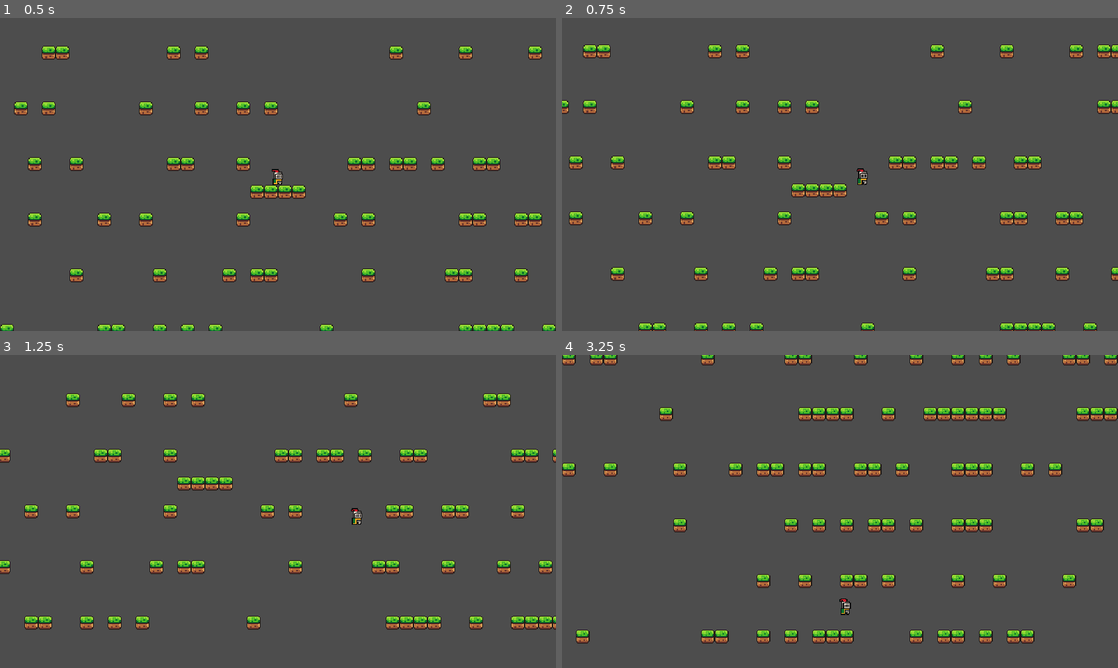
Above: before the commit, frames 1-4 (two rows, left to right).
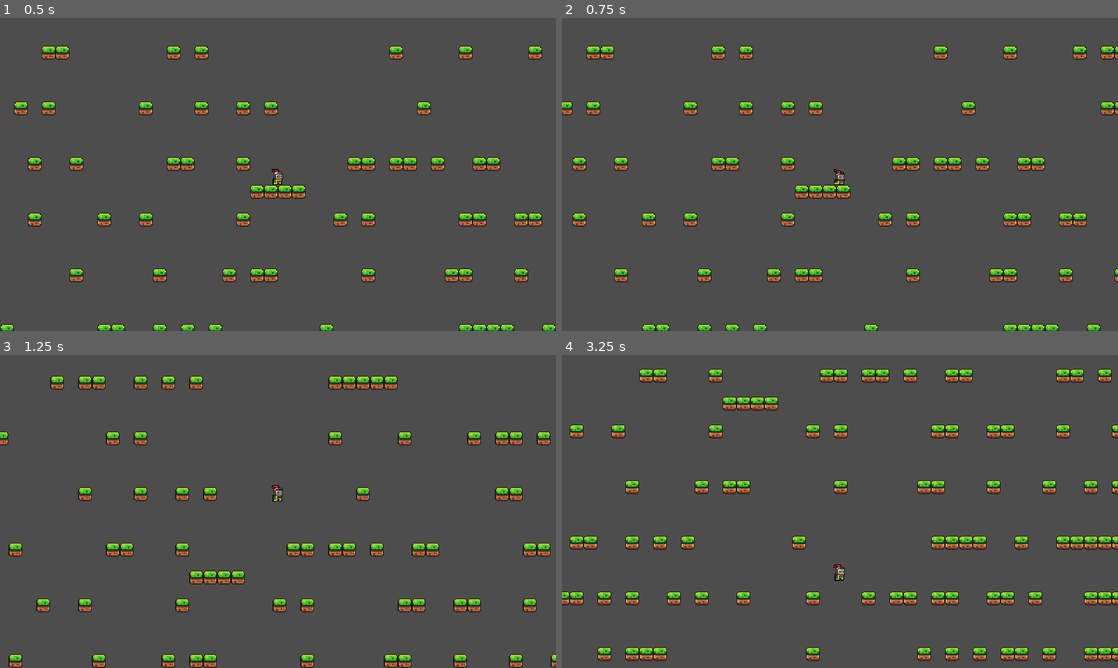
Above: after the commit, the same moments.

Repository: danielvogelsang/project-daydream
Game: Godot game, scene res://scenes/level/level.tscn
Two runs of this game, one before a commit and one after it. Both use one fixed random seed, a clock stepped at 60 frames per second and the inputs below.
Inputs:
- Up to frame 1 (0.5 s): no input
- Up to frame 2 (0.75 s): tap Enter at 0.5 s; hold D (right) from 0.53 s (still down)
- Up to frame 3 (1.25 s): keep holding D (right); tap Space (jump) at 0.77 s
- Up to frame 4 (3.25 s): tap Space (jump) at 1.52, 3.02 s; release D (right) at 2.03 s; hold A (left) 2.03-2.78 s; hold D (right) from 2.78 s (still down)

Frame 1 is identical in both runs. In frame 2, 6.6% of the frame differs, in the area x 0-100%, y 8-100%; in frame 3, 13%; in frame 4, 17%, in the area x 0-100%, y 0-98%.

Commit message:
added air resistance

Diff:
--- a/scenes/player/player.gd
+++ b/scenes/player/player.gd
@@ -1,11 +1,15 @@
 extends CharacterBody2D
 
-const SPEED: float = 250.0
+const SPEED: float = 200.0
 const JUMP_VELOCITY: float = -350.0
 const GRAVITY: float = 800.0
 const MAX_FALL_SPEED: float = 400
 
 @onready var anim_player: AnimatedSprite2D = $AnimatedSprite2D
+
+var air_resistance: float = 100
+var air_speed: float
+var in_air: bool
 
 enum PlayerState {
 	IDLE,
@@ -14,15 +18,17 @@
 	RUNNING
 }
 
-var current_state : PlayerState = PlayerState.IDLE
+var current_state: PlayerState = PlayerState.IDLE
 
 func calculate_states() -> void:
 	if is_on_floor():
+		in_air = false
 		if velocity.x == 0:
 			change_state(PlayerState.IDLE)
 		else:
 			change_state(PlayerState.RUNNING)
 	else:
+		in_air = true
 		if velocity.y > 0:
 			change_state(PlayerState.FALLING)
 		else:
@@ -45,16 +51,19 @@
 
 func get_input() -> void:
 	velocity.x = 0
+	if in_air:
+		air_speed = SPEED - air_resistance
 	if Input.is_action_pressed("left"):
-		velocity.x = -SPEED
+		velocity.x = - air_speed
 		anim_player.flip_h = true
 	elif Input.is_action_pressed("right"):
-		velocity.x = SPEED
+		velocity.x = air_speed
 		anim_player.flip_h = false
 
 	if Input.is_action_just_pressed("jump") and is_on_floor():
 		velocity.y = JUMP_VELOCITY
-	# clamps falling speed
+
+	# keeps falling speed between JUMP_VELOCITY, MAX_FALL_SPEED
 	velocity.y = clampf(velocity.y, JUMP_VELOCITY, MAX_FALL_SPEED)
 
 func check_if_falling(delta: float) -> void:
--- a/scenes/player/player.tscn
+++ b/scenes/player/player.tscn
@@ -161,9 +161,9 @@
 "duration": 1.0,
 "texture": SubResource("AtlasTexture_hn7j8")
 }],
-"loop": true,
+"loop": false,
 "name": &"Falling",
-"speed": 5.0
+"speed": 1.0
 }, {
 "frames": [{
 "duration": 1.0,
